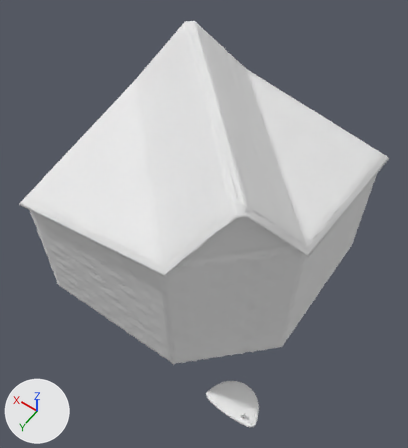
Before and after pictures for a commit that changed the Blender file Assets/Models/keep.blend.
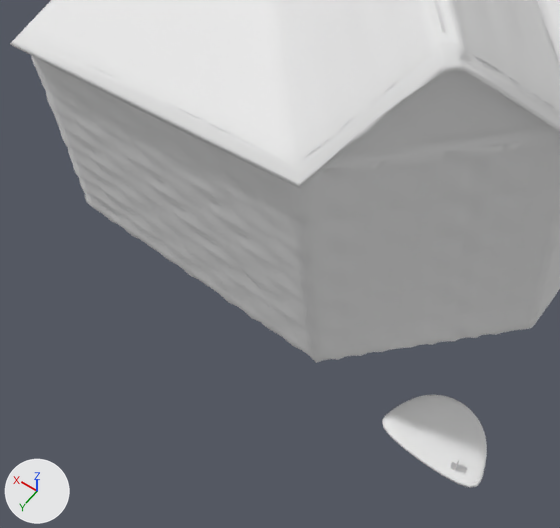
Each version is shown whole from a camera (50 mm lens) standing at (-6.87, 9.95, 18.02) and looking at (-0.33, 0.8, 3.64), then close up on the part from 3% to 72% of the width and 41% to 100% of the height. Lighting does not change. The marker at lower left points along +X, +Y and +Z.
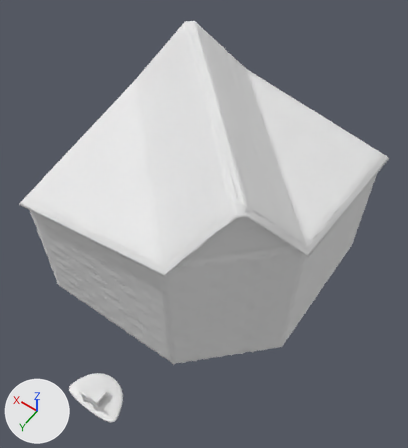
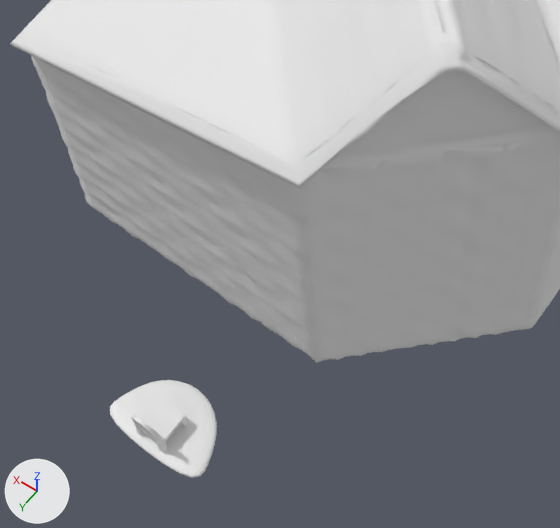
Pixel boxes (x1, y1, x2, y2) of what changed, in the close-ups (560 x 528 px):
'Cube.005', moved: before (382, 394, 487, 488); after (110, 380, 217, 478)
'Cube.006', reshaped (556% wider, 280% taller): before (451, 457, 459, 471); after (131, 397, 189, 453)
part 1 of me_cube_004, deleted: before (451, 457, 459, 471)
part 2 of me_cube_004, added: after (131, 397, 189, 453)

The change in detail:
me_cube_004 is used by ob_cube_006; location (0.0, 0.0, 0.0).
Verts and faces of me_cube_004; kept vertices keep their numbers, new ones are numbered from 8.
Before the commit, vertices of me_cube_004: 0 (-4.089, 3.721, -1.148) at pixel (457, 466), 1 (-4.006, 3.721, -1.148), 2 (-4.006, 3.695, -0.855) at pixel (455, 456), 3 (-4.089, 3.695, -0.855) at pixel (459, 459), 4 (-4.089, 3.824, -1.139) at pixel (454, 471).
Before the commit, vertices of me_cube_004: 5 (-4.006, 3.824, -1.139) at pixel (450, 468), 6 (-4.006, 3.799, -0.846) at pixel (452, 461), 7 (-4.089, 3.799, -0.846) at pixel (456, 463).
me_cube_004 had 8 vertices, 6 faces and spanned x -4.089..-4.006, y 3.695..3.824, z -1.148..-0.846.
me_cube_004 now has 66 vertices, 64 faces and spans x -0.289..0.289, y 6.05..6.726, z 0.006..1.012.
Part 1, on me_cube_004:
Vertices deleted: 0 to 7 (with the faces that use them).
Part 2, on me_cube_004:
60 vertices are added at x -0.289..0.289, y 6.05..6.726, z 0.006..1.012.
6 new vertices lie (0.0, 0.0, 0.076) away from vertices in x -0.274..0.274, y 6.18..6.672, z 0.303..0.312.
64 new faces join them.
me_cube_002 has 28 vertices, 23 faces and spans x -4.62..-2.48, y 2.61..4.01, z -0.22..-0.1.
me_cube_002 is used by ob_cube_005; location (0.0, 0.0, -1.0).
me_cube_002 part 3: the whole mesh is moved by (3.55, -3.39, 0.18).
Object 'Cube.005' (ob_cube_005) moves from (0.0, 0.0, -1.0) to (0.0, 6.21, 0.0).
